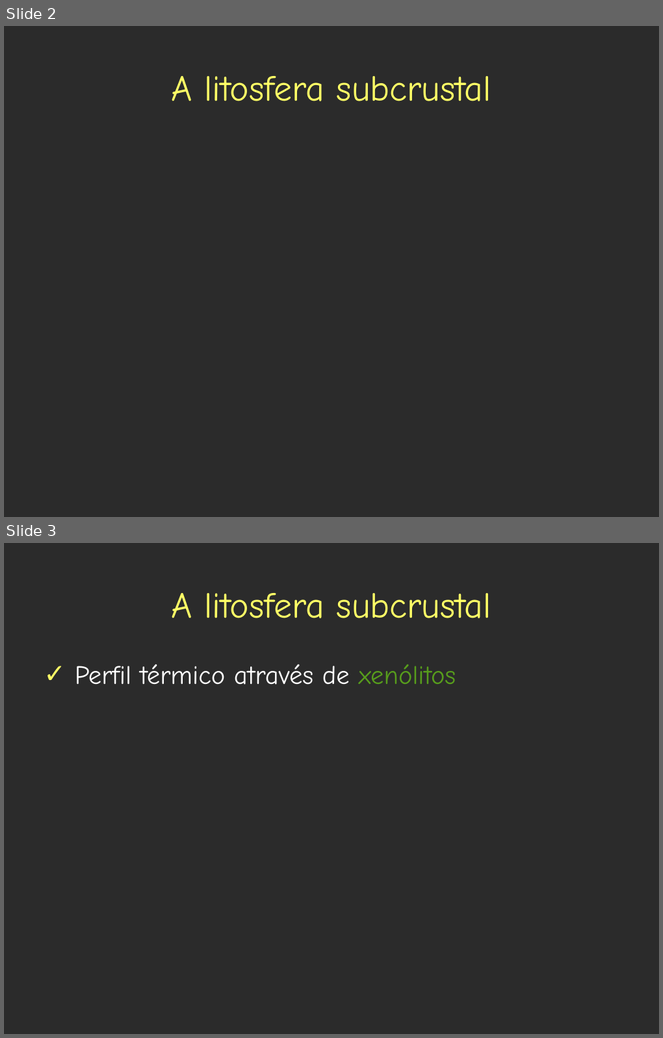
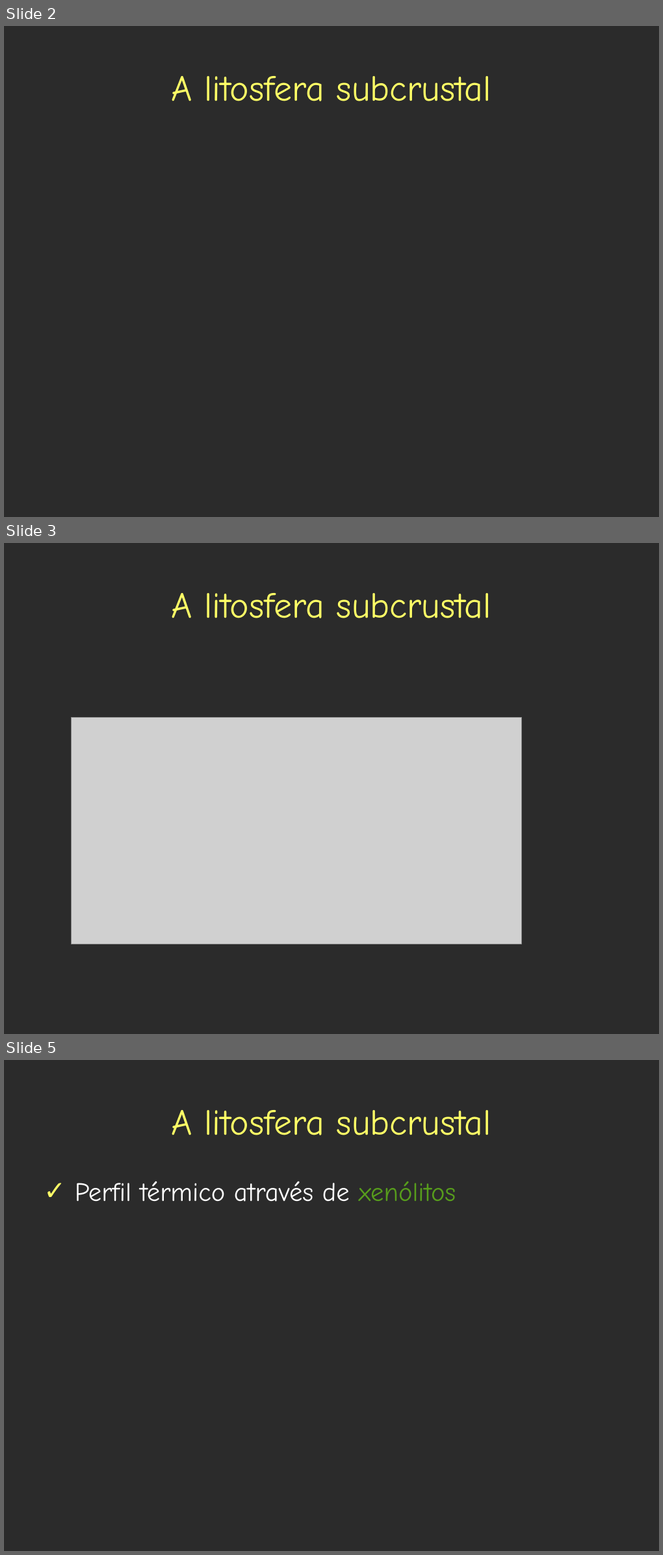
Before and after one commit to leouieda/geothermics, a slide deck: presentations/base_litosfera/estado_termico_lito_subcrustal.odp. Shown one above the other, each under a label of ours: slides 2 and 3 before the commit, slides 2, 3 and 5 after it; the slides between them are not shown. The pictures are 663x1038 and 663x1555 pixels, drawn with LibreOffice and Linux fonts; fonts in the diff are those of the drawing; grey boxes stand for pictures; background and template pictures are left out; a plain dark background stands for a picture behind light text. Boxes give left, top, right and bottom in pixels: in the first picture for what was removed or moved away, otherwise in the second. Text is boxed around its words. In the diff, an @@ line names an element or a change of style, - is before the commit and + after.

```diff
--- a/presentations/base_litosfera/estado_termico_lito_subcrustal.odp
+++ b/presentations/base_litosfera/estado_termico_lito_subcrustal.odp
@@ slide 3 added at [4,543,659,1034], background picture (left out) @@
@@ title added at [171,593,492,618], 44 pt, text #FFFF66 @@
+A litosfera subcrustal
@@ picture added at [71,718,522,944] @@
@@ what was slide 3 is now slide 5 @@
```
Also in this commit, not shown: 3 slides changed, 24 other slides added, 23 other files.
